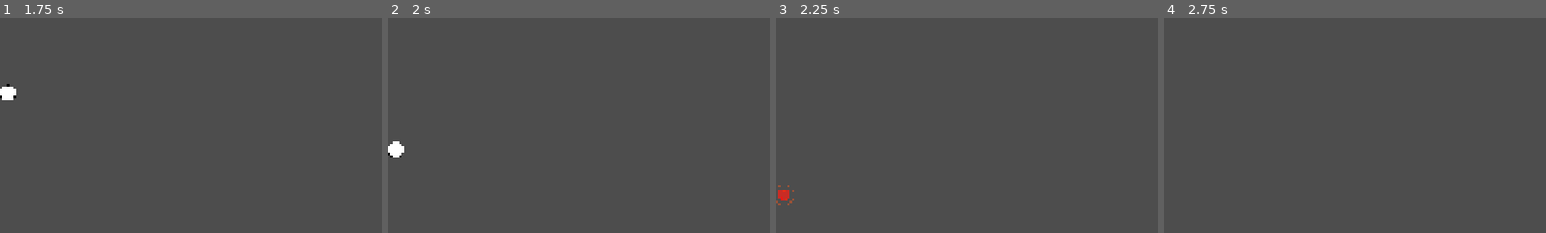
Above: before the commit, frames 1-4 (left to right).
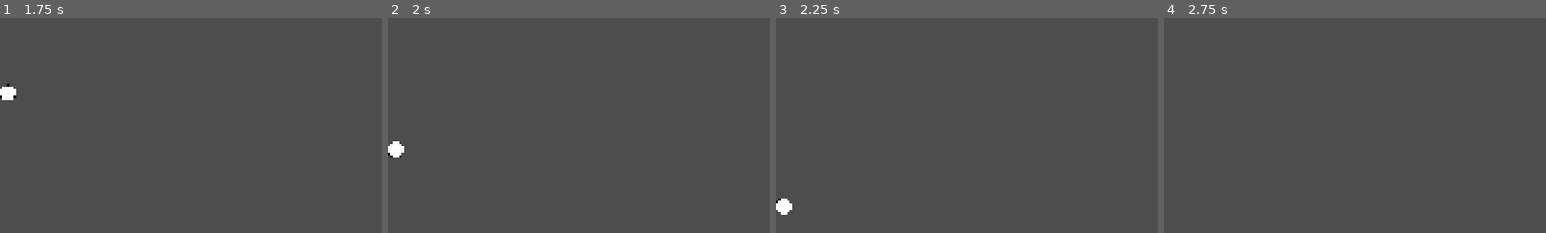
Above: after the commit, the same moments.

Repository: ever4Kenny/orb-foundry
Game: Godot game, scene res://scenes/ball.tscn
Two runs of this game, one before a commit and one after it. Both use one fixed random seed, a clock stepped at 60 frames per second and the inputs below. This scene is started directly instead of the project's main scene.
Inputs (mouse positions are % of the whole screen's width and height, from its top left):
- Up to frame 1 (1.75 s): move the mouse to (72, 45) at 0.52 s; click (72, 45) at 0.67 s; drag from (30, 55) to (45, 70) at 1.27 s
- Up to frame 2 (2 s): no input
- Up to frame 3 (2.25 s): move the mouse to (60, 28) at 2.02 s; click (60, 28) at 2.17 s
- Up to frame 4 (2.75 s): no input
The pictures show only the part of the screen within x 0-50%, y 50-100%; the shares and areas given below are measured in that part.

Frames 1-2 are identical in both runs. In frame 3, 0.4% of the frame differs, in the area x 0-5%, y 77-92%; in frame 4, nothing differs.

Commit message:
fix: slot移到底部(y_offset=-36)+漏缝阈值980→1070

Diff:
--- a/resources/board_layouts/default.json
+++ b/resources/board_layouts/default.json
@@ -59,7 +59,7 @@
     {
       "position": "left",
       "x_ratio": 0.15,
-      "y_offset": -160,
+      "y_offset": -36,
       "width": 132,
       "height": 32,
       "effect": "elasticity_boost",
@@ -68,7 +68,7 @@
     {
       "position": "center",
       "x_ratio": 0.50,
-      "y_offset": -160,
+      "y_offset": -36,
       "width": 132,
       "height": 32,
       "effect": "score_bonus",
@@ -77,7 +77,7 @@
     {
       "position": "right",
       "x_ratio": 0.85,
-      "y_offset": -160,
+      "y_offset": -36,
       "width": 132,
       "height": 32,
       "effect": "ball_recovery",
--- a/scripts/ball.gd
+++ b/scripts/ball.gd
@@ -158,8 +158,8 @@
 		_die_naturally()
 		return
 
-	# Fallen below slots — gap death (slots end at y≈952, threshold before viewport bottom)
-	if position.y > 980:
+	# Fallen below slots — gap death (slots end at y≈1060, threshold before viewport bottom)
+	if position.y > 1070:
 		_die_through_gap()
 		return
 
Not shown, changed: CODEX_TASK.md
